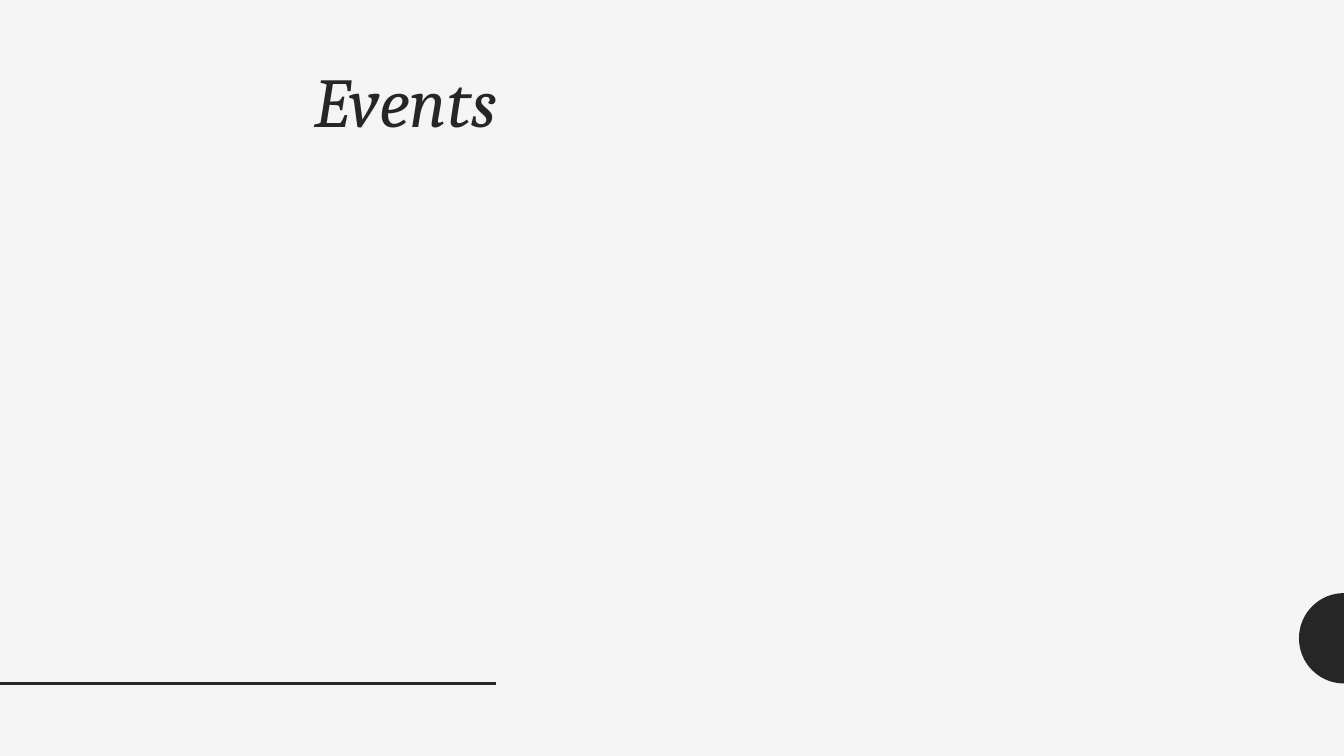
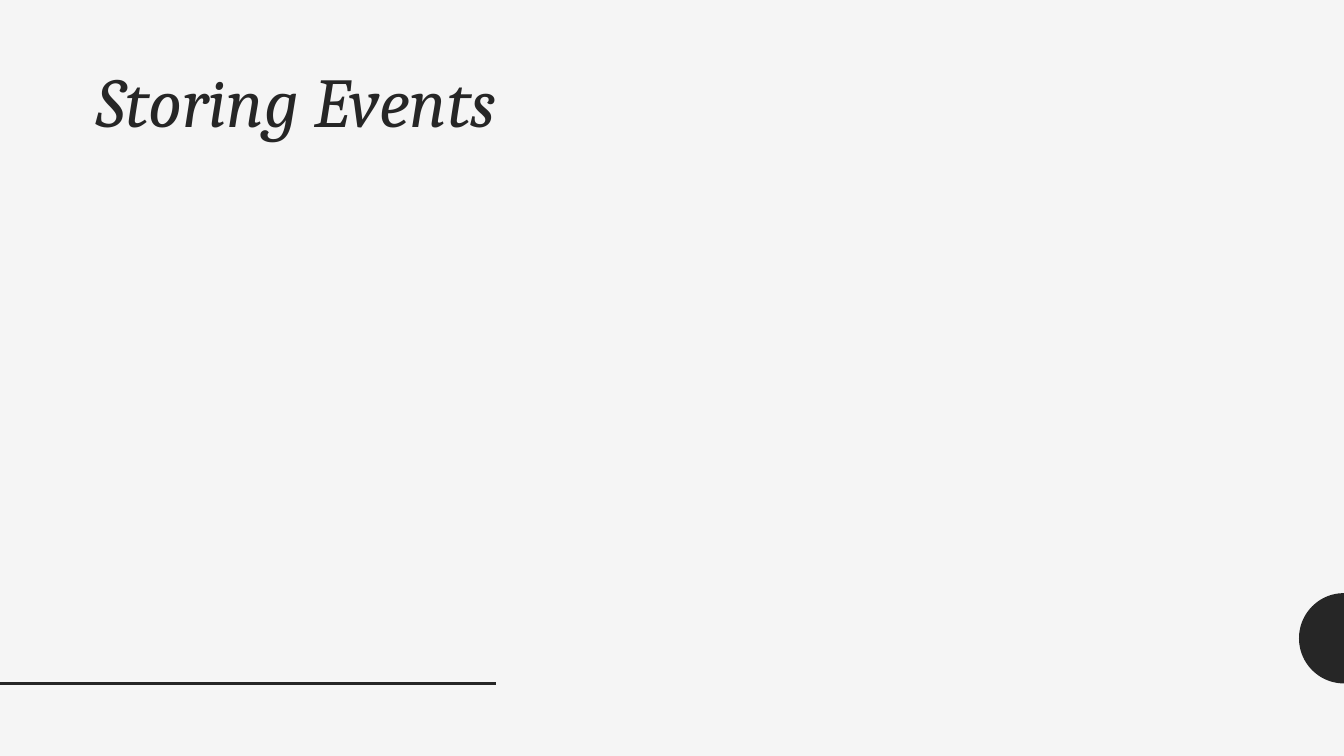
Before and after one commit to manuwira/intro_Team6, a slide deck: slide 6 of PräsentationIntro.pptx (slide 3 before the commit). Drawn at 1344x756 pixels with LibreOffice and Linux fonts; fonts in the diff are those of the drawing. Boxes give left, top, right and bottom in pixels: in the first picture for what was removed or moved away, otherwise in the second. Text is boxed around its words. In the diff, an @@ line names an element or a change of style, - is before the commit and + after.

Commit message:
update

```diff
--- a/PräsentationIntro.pptx
+++ b/PräsentationIntro.pptx
@@ title at (97,79,496,142): text changed @@
-Events
+Storing Events
```
Also in this commit, not shown: 4 slides added.
